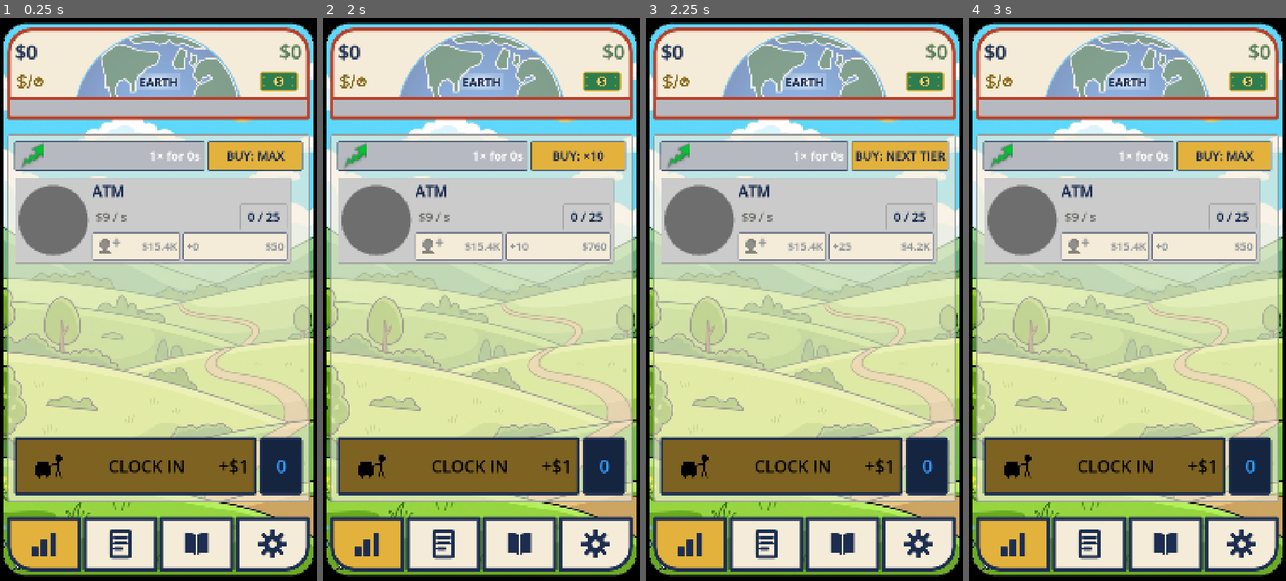
Above: before the commit, frames 1-4 (left to right).
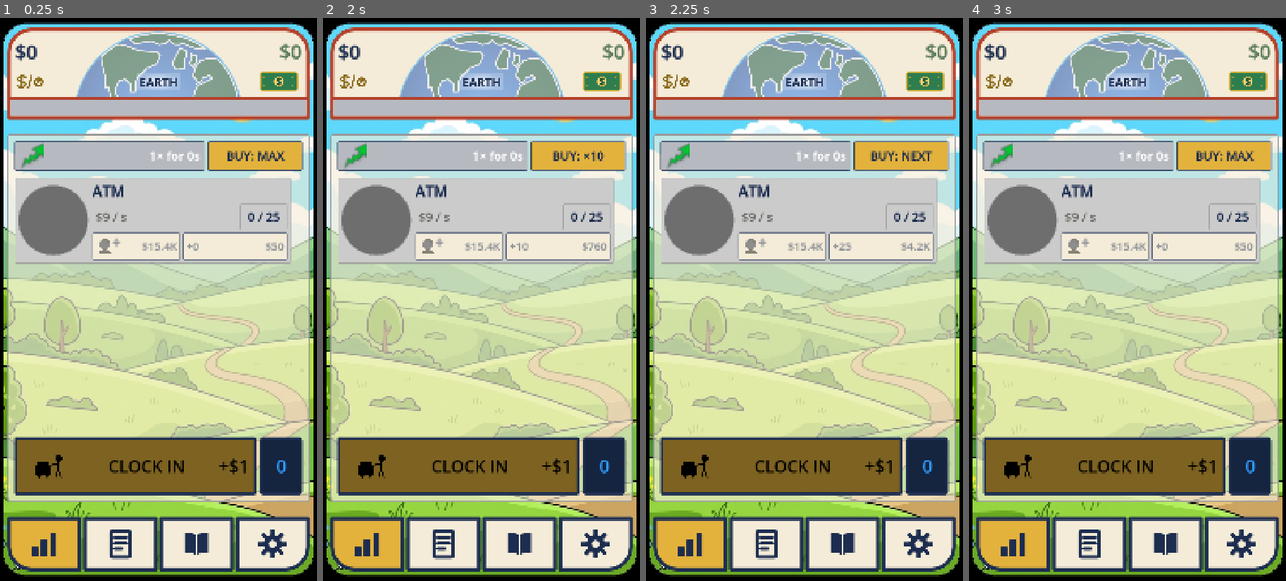
Above: after the commit, the same moments.

Repository: TimGoergen/american-tycoon
Game: Godot game, scene res://Main.tscn
Same seed, same stepped clock (60 frames per second), same inputs: the game is played once before the commit and once after it.
Inputs:
- Up to frame 1 (0.25 s): no input
- Up to frame 2 (2 s): click "BUY: MAX" at 0.5 s; click "BUY: ×1" at 1.25 s
- Up to frame 3 (2.25 s): click "BUY: ×10" at 2 s
- Up to frame 4 (3 s): click "BUY: NEXT TIER" (after the commit: "BUY: NEXT") at 2.75 s

Frames 1-2 are identical in both runs. In frame 3, 0.6% of the frame differs, in the area x 46-95%, y 21-28%; in frame 4, nothing differs.

Commit message:
Shorten buy-mode caption NEXT TIER to NEXT
The longer caption widened the button and shifted the action row as
modes cycled.

Co-Authored-By: Claude Fable 5 <noreply@anthropic.com>
Claude-Session: https://claude.ai/code/session_01V2mTLbKztKGNf3y2Xw5aUW

Diff:
--- a/game/scripts/Main.gd
+++ b/game/scripts/Main.gd
@@ -1241,7 +1241,9 @@
 		PropertyRow.BuyMode.TEN:
 			return "×10"
 		PropertyRow.BuyMode.NEXT_TIER:
-			return "NEXT TIER"
+			# "NEXT", not "NEXT TIER": the longer caption widened the button and shifted
+			# the action row's layout as the modes cycled (Tim, 2026-07-07).
+			return "NEXT"
 		PropertyRow.BuyMode.MAX:
 			return "MAX"
 	return "×1"
